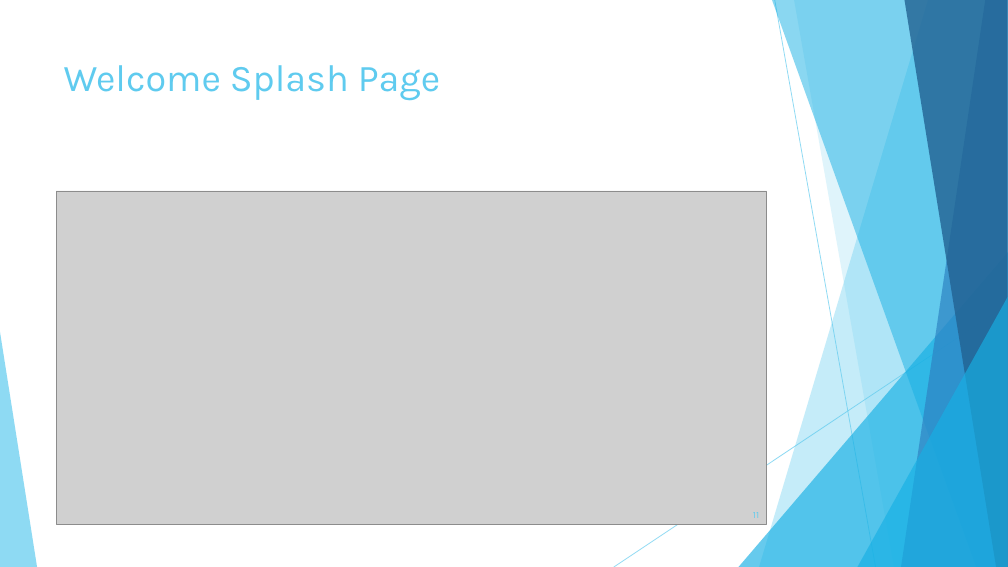
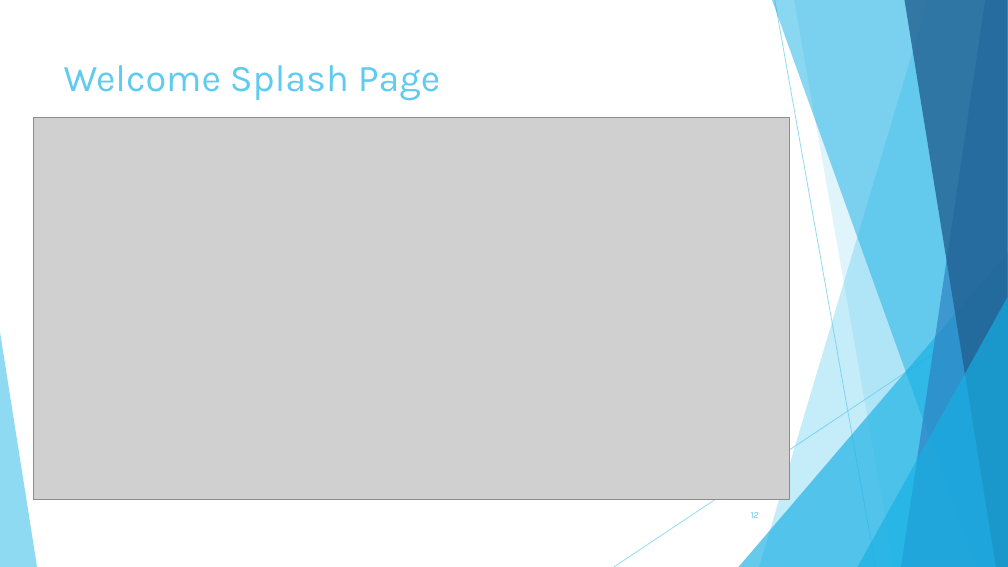
Before and after one commit to jpodier/cosc617-FinalProject-bathm-podie-quin, a slide deck: slide 12 of TowsonBook.pptx (slide 11 before the commit). Drawn at 1008x567 pixels with LibreOffice and Linux fonts; fonts in the diff are those of the drawing; grey boxes stand for pictures. Boxes give left, top, right and bottom in pixels: in the first picture for what was removed or moved away, otherwise in the second. Text is boxed around its words. In the diff, an @@ line names an element or a change of style, - is before the commit and + after.

```diff
--- a/TowsonBook.pptx
+++ b/TowsonBook.pptx
@@ picture resized from (x1=56, y1=191, x2=767, y2=525) to (x1=34, y1=118, x2=789, y2=500) @@
@@ page number added at (x1=751, y1=512, x2=760, y2=518), 9 pt, text #5FCBEF @@
+12
```
Also in this commit, not shown: 10 other slides changed, 2 slides added.
